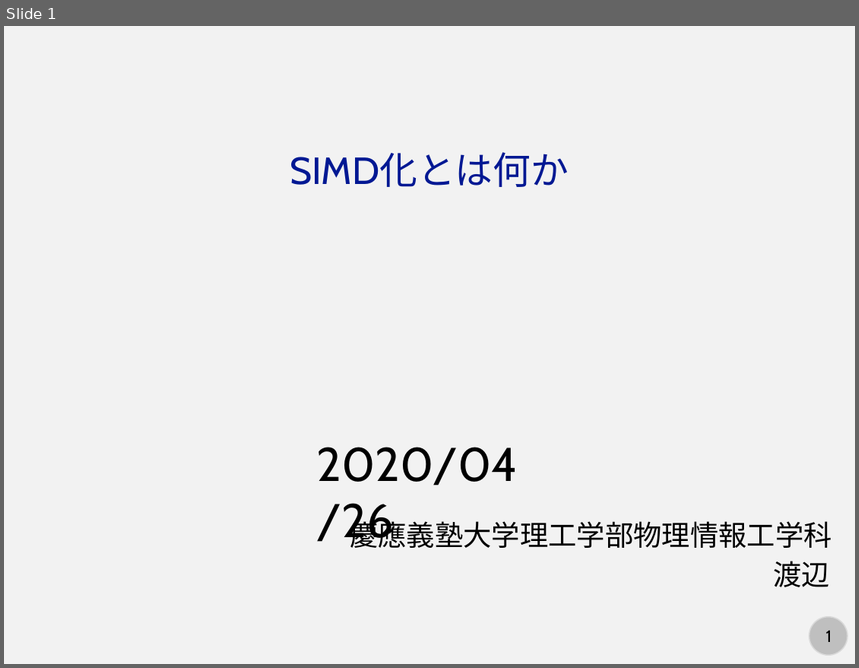
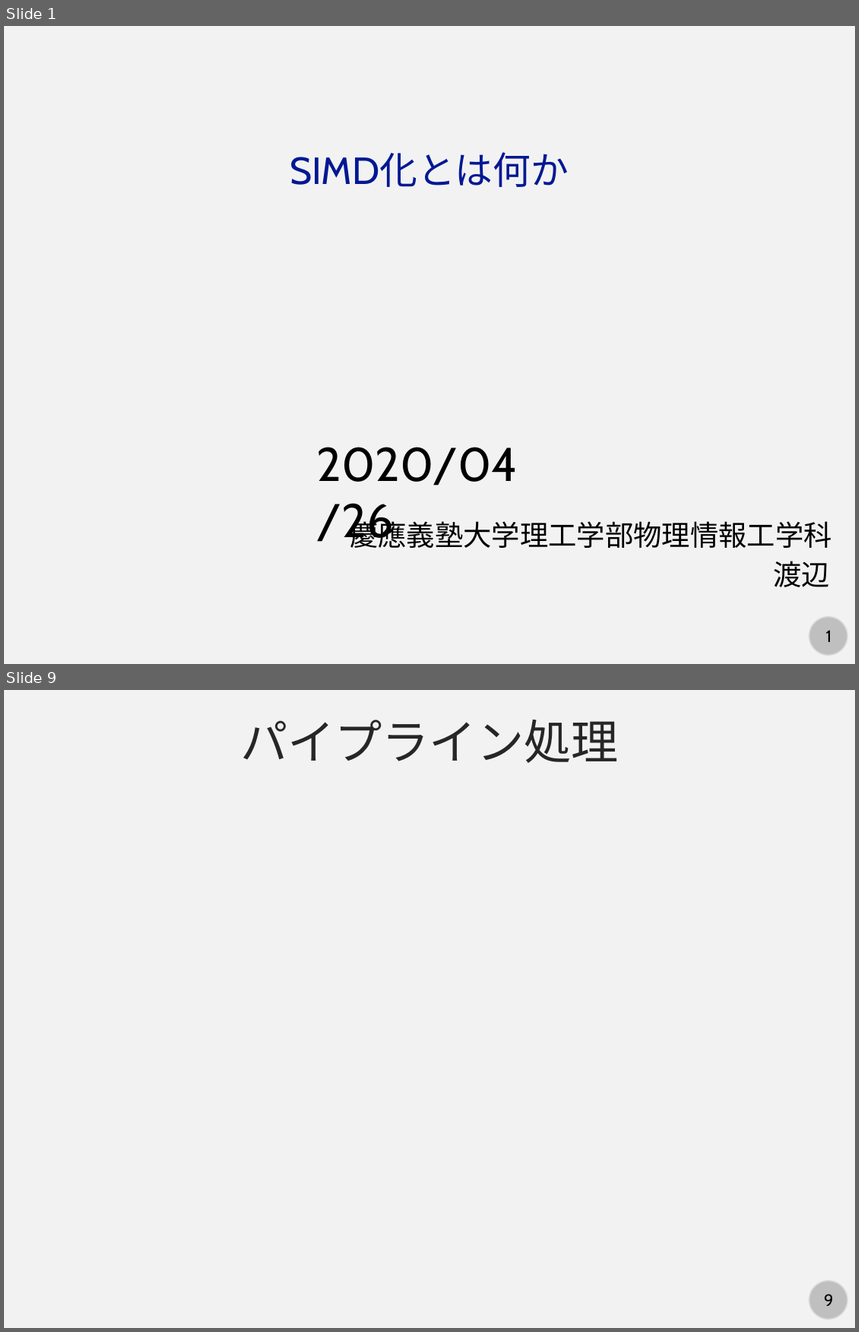
Before and after one commit to kaityo256/lab_startup, a slide deck: simd/fig/what_is_simd.pptx. Shown one above the other, each under a label of ours: slide 1 before the commit, slides 1 and 9 after it; the slides between them are not shown. The pictures are 859x668 and 859x1332 pixels, drawn with LibreOffice and Linux fonts; fonts in the diff are those of the drawing. Boxes give left, top, right and bottom in pixels: in the first picture for what was removed or moved away, otherwise in the second. Text is boxed around its words. In the diff, an @@ line names an element or a change of style, - is before the commit and + after.

```diff
--- a/simd/fig/what_is_simd.pptx
+++ b/simd/fig/what_is_simd.pptx
@@ slide 9 added at <box>4,690,855,1328</box>, background #F2F2F2; not listed: 2 template elements that a slide beside it also shows @@
@@ text added at <box>240,720,618,763</box>, 40 pt, text #262626 @@
+パイプライン処理
```
Also in this commit, not shown: 1 slide changed, 6 other slides added.
